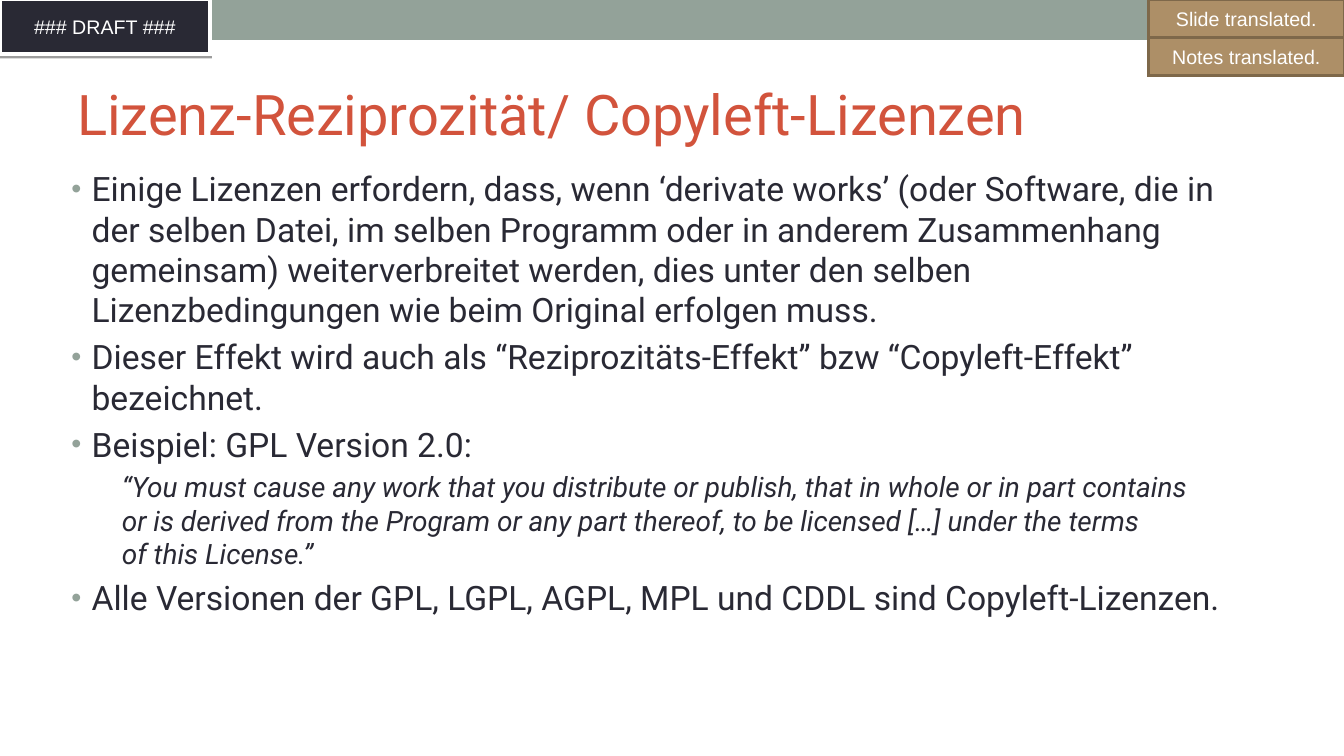
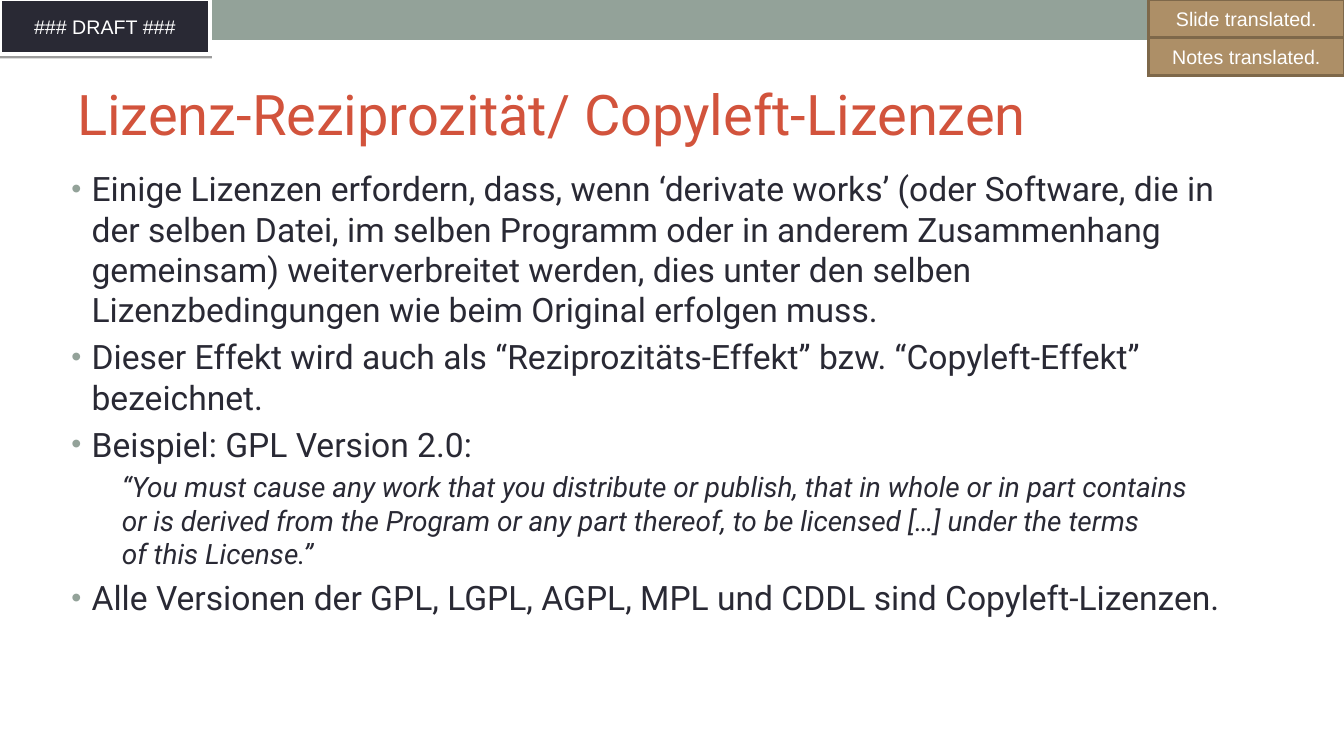
Before and after one commit to SThanheiser/curriculum, a slide deck: slide 16 of translation-DE/slides/DFT_openchain-curriculum-for-1-1_GER.odp. Drawn at 1344x756 pixels with LibreOffice and Linux fonts; fonts in the diff are those of the drawing; background and template pictures are left out. Boxes give left, top, right and bottom in pixels: in the first picture for what was removed or moved away, otherwise in the second. Text is boxed around its words. In the diff, an @@ line names an element or a change of style, - is before the commit and + after.

```diff
--- a/translation-DE/slides/DFT_openchain-curriculum-for-1-1_GER.odp
+++ b/translation-DE/slides/DFT_openchain-curriculum-for-1-1_GER.odp
@@ text at (92, 343, 1140, 411): text changed @@
-• Dieser Effekt wird auch als “Reziprozitäts-Effekt” bzw “Copyleft-Effekt” bezeichnet.
+• Dieser Effekt wird auch als “Reziprozitäts-Effekt” bzw. “Copyleft-Effekt” bezeichnet.
```
Also in this commit, not shown: 15 other slides changed, 6 slides added, 6 slides removed, 1 other file.
